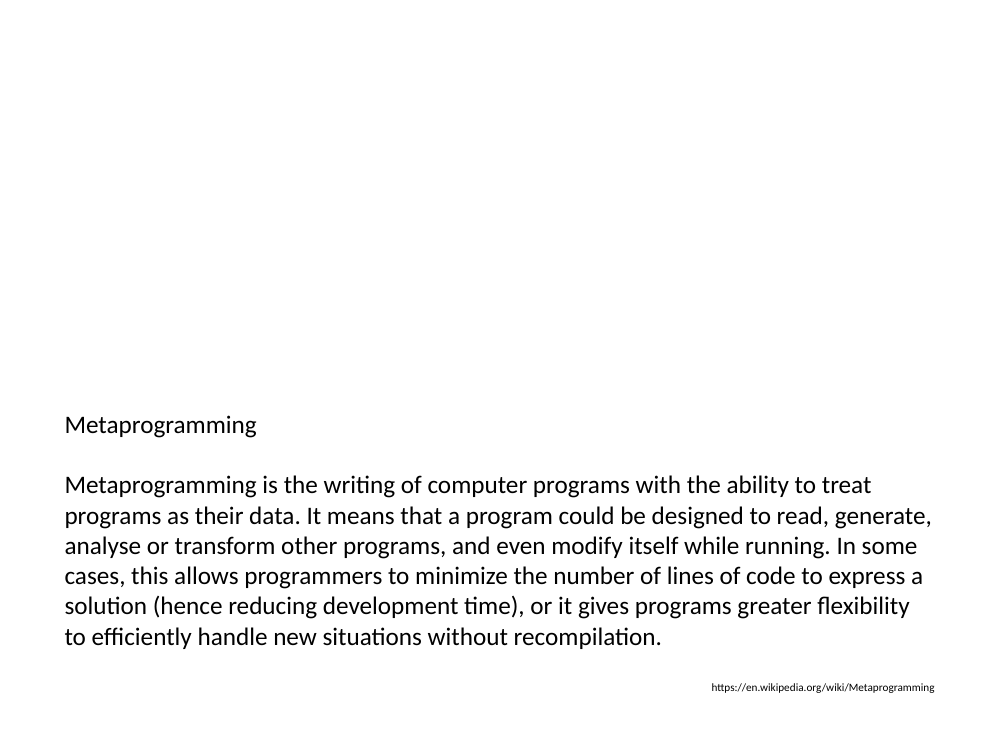
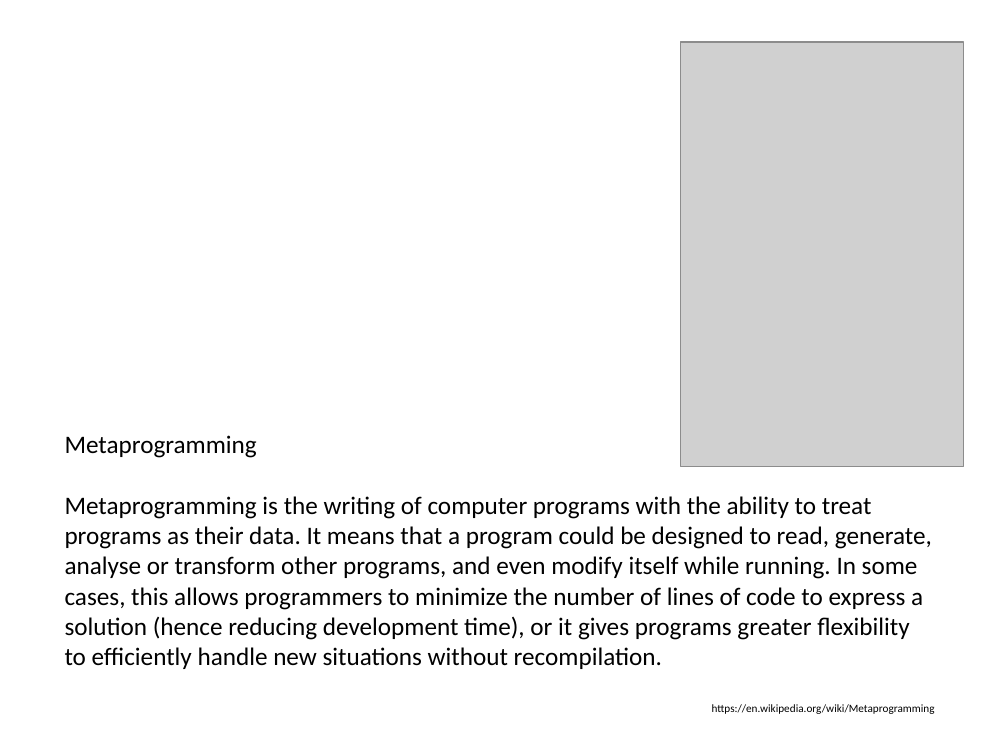
Before and after one commit to hotjk/translation, a slide deck: slide 28 of abstract.pptx (slide 29 before the commit). Drawn at 1008x756 pixels with LibreOffice and Linux fonts; fonts in the diff are those of the drawing; grey boxes stand for pictures. Boxes give left, top, right and bottom in pixels: in the first picture for what was removed or moved away, otherwise in the second. Text is boxed around its words. In the diff, an @@ line names an element or a change of style, - is before the commit and + after.

```diff
--- a/abstract.pptx
+++ b/abstract.pptx
@@ picture added at [680,42,964,467] @@
@@ text "Metaprogramming": place and size @@
-text "Metaprogramming" at [65,415,935,693]
+text "Metaprogramming" at [65,435,935,714]
```
Also in this commit, not shown: 3 other slides changed, 2 slides added, 2 slides removed.
